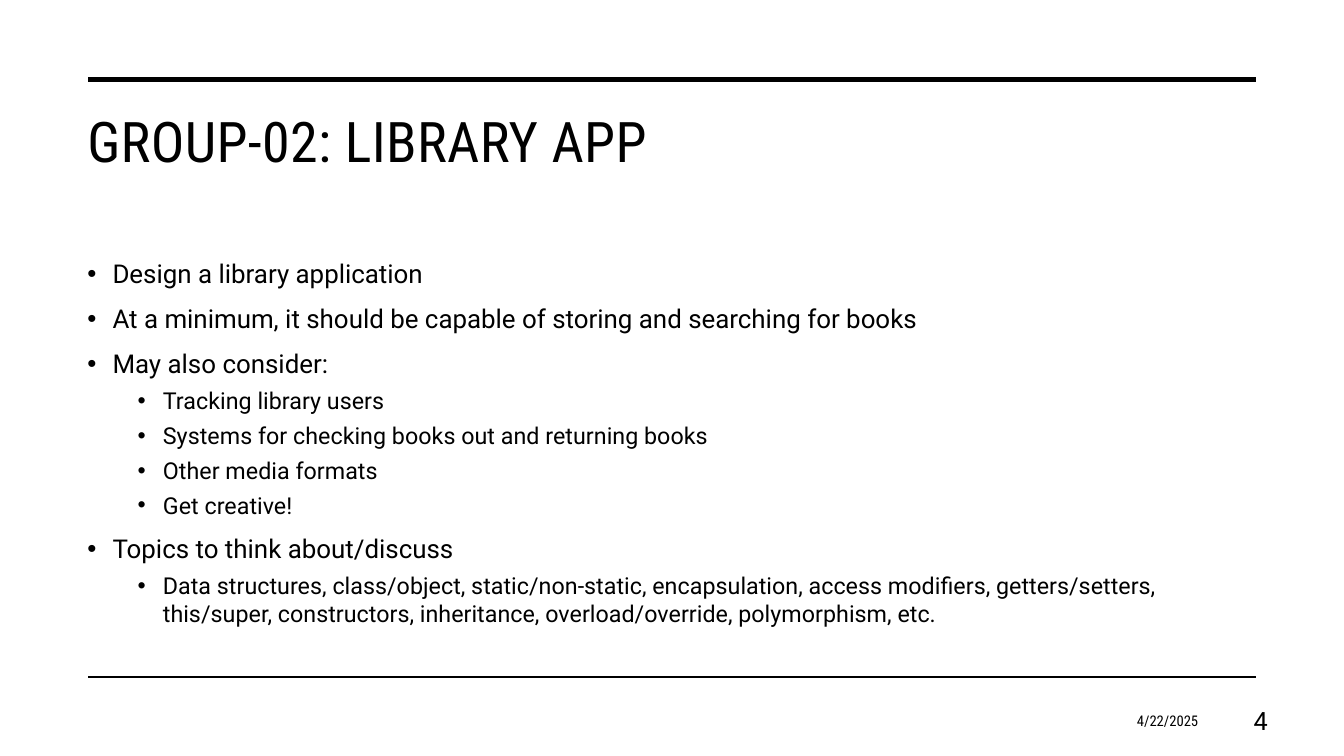
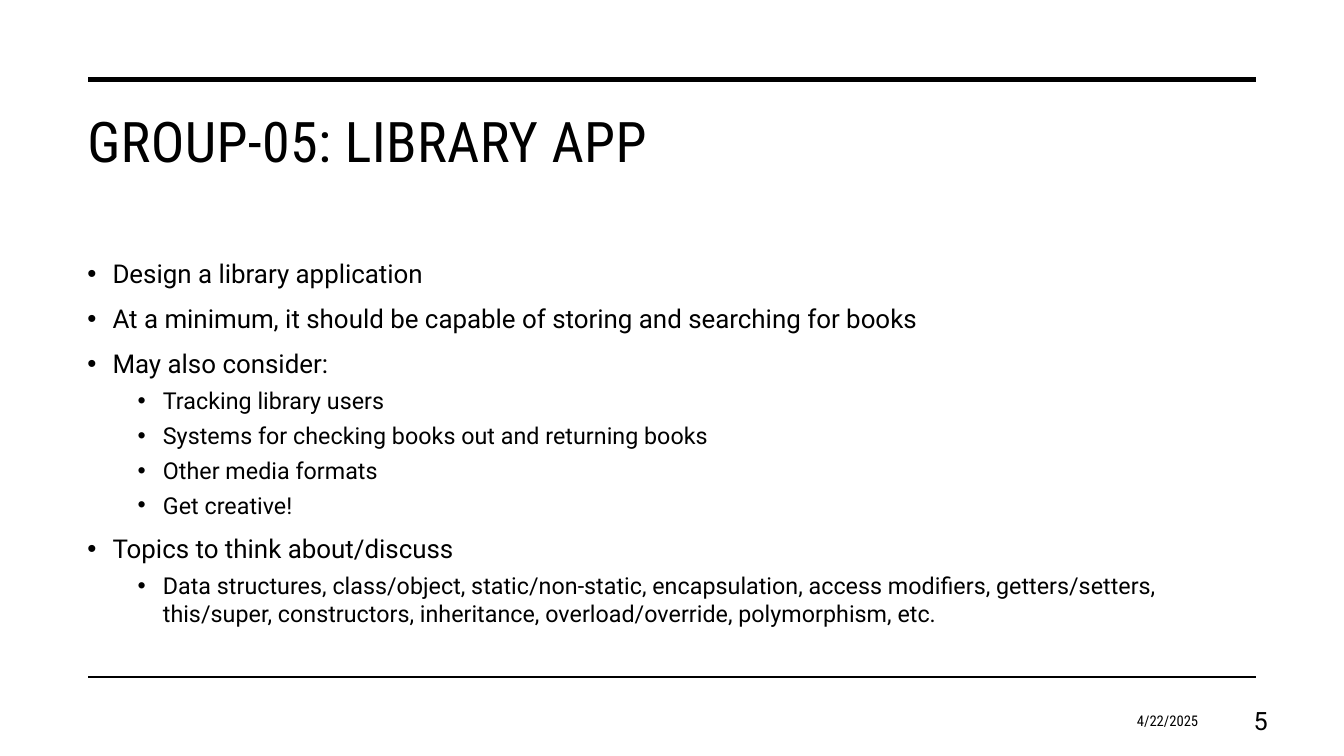
Before and after one commit to anderson79/cs1180-02_sp25, a slide deck: slide 5 of Week14/OOPextraCredit.pptx (slide 4 before the commit). Drawn at 1344x756 pixels with LibreOffice and Linux fonts; fonts in the diff are those of the drawing. Boxes give left, top, right and bottom in pixels: in the first picture for what was removed or moved away, otherwise in the second. Text is boxed around its words. In the diff, an @@ line names an element or a change of style, - is before the commit and + after.

Commit message:
updated groups

```diff
--- a/Week14/OOPextraCredit.pptx
+++ b/Week14/OOPextraCredit.pptx
@@ title at (x1=87, y1=121, x2=647, y2=163): text changed @@
-GROUP-02: LIBRARY APP
+GROUP-05: LIBRARY APP
@@ page number at (x1=1254, y1=712, x2=1268, y2=731): text changed @@
-4
+5
```
Also in this commit, not shown: 4 other slides changed, 1 slide removed.
